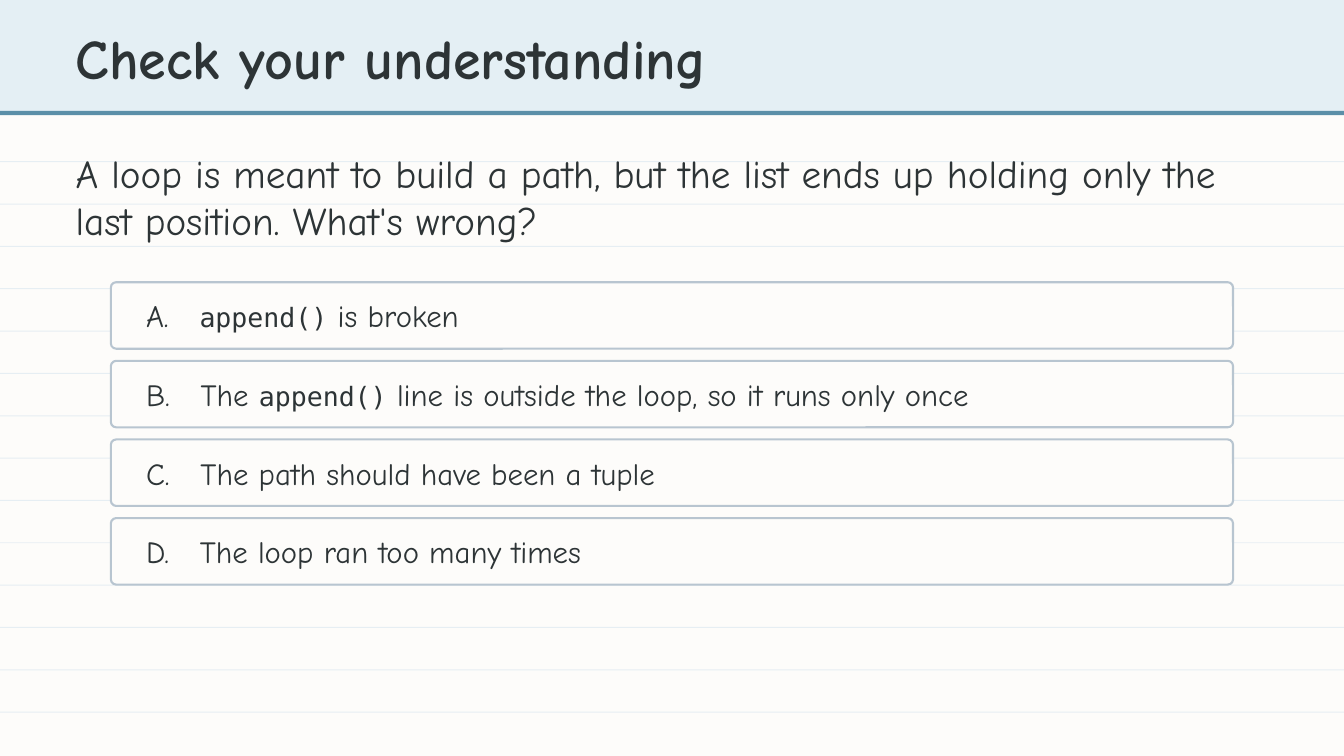
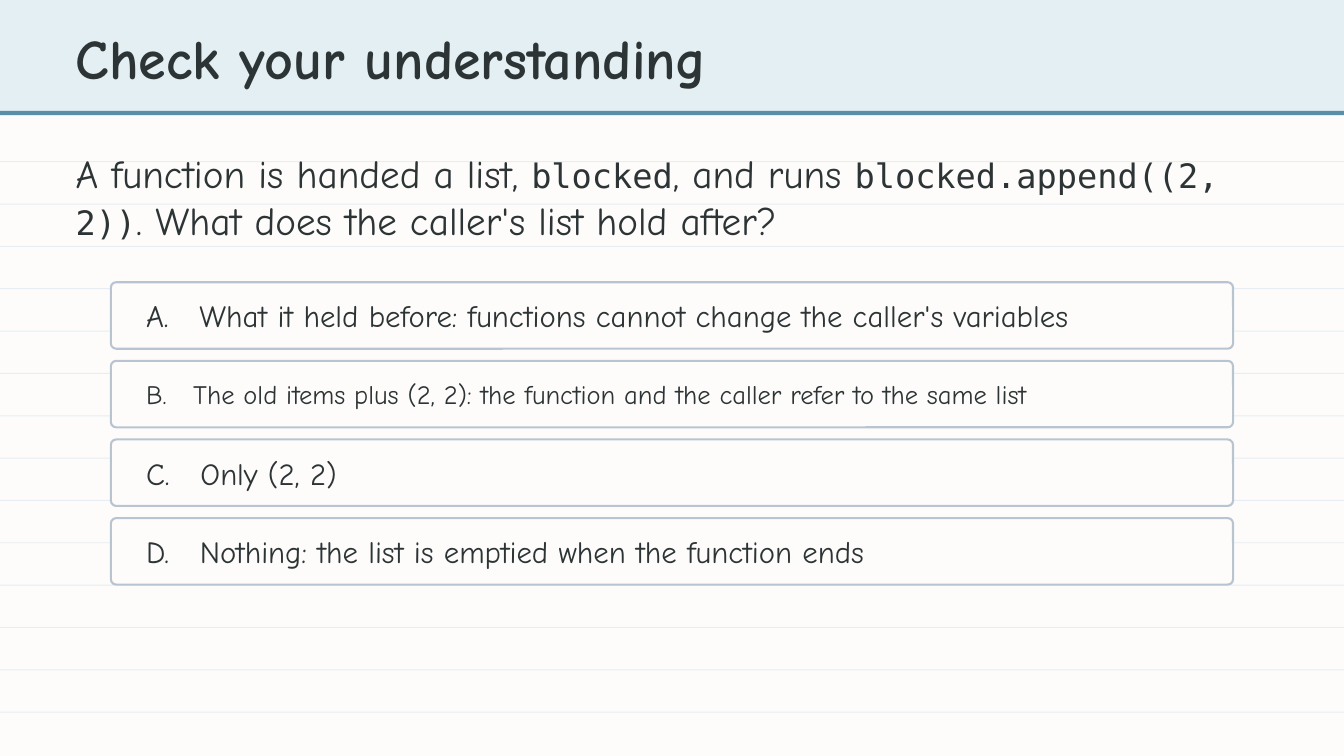
Before and after one commit to bradamiller/LearningPython, a slide deck: slide 30 of static/slides/module-04-manhattan/module-4-lesson-02-a-path-that-grows.pptx (slide 15 before the commit). Drawn at 1344x756 pixels with LibreOffice and Linux fonts; fonts in the diff are those of the drawing. Boxes give left, top, right and bottom in pixels: in the first picture for what was removed or moved away, otherwise in the second. Text is boxed around its words. In the diff, an @@ line names an element or a change of style, - is before the commit and + after.

```diff
--- a/static/slides/module-04-manhattan/module-4-lesson-02-a-path-that-grows.pptx
+++ b/static/slides/module-04-manhattan/module-4-lesson-02-a-path-that-grows.pptx
@@ text at [76, 161, 1219, 240]: text changed @@
-A loop is meant to build a path, but the list ends up holding only the last position. What's wrong?
+A function is handed a list, blocked, and runs blocked.append((2, 2)). What does the caller's list hold after?
@@ text at [146, 306, 1069, 333]: text changed @@
-A. append() is broken
+A. What it held before: functions cannot change the caller's variables
@@ text at [146, 383, 1026, 409]: text changed; size 22 to 19 pt @@
-B. The append() line is outside the loop, so it runs only once
+B. The old items plus (2, 2): the function and the caller refer to the same list
@@ text at [146, 461, 337, 491]: text changed @@
-C. The path should have been a tuple
+C. Only (2, 2)
@@ text at [146, 542, 864, 569]: text changed @@
-D. The loop ran too many times
+D. Nothing: the list is emptied when the function ends
```
Also in this commit, not shown: 16 other slides changed, 14 slides added, 2 slides removed, 42 other files.
